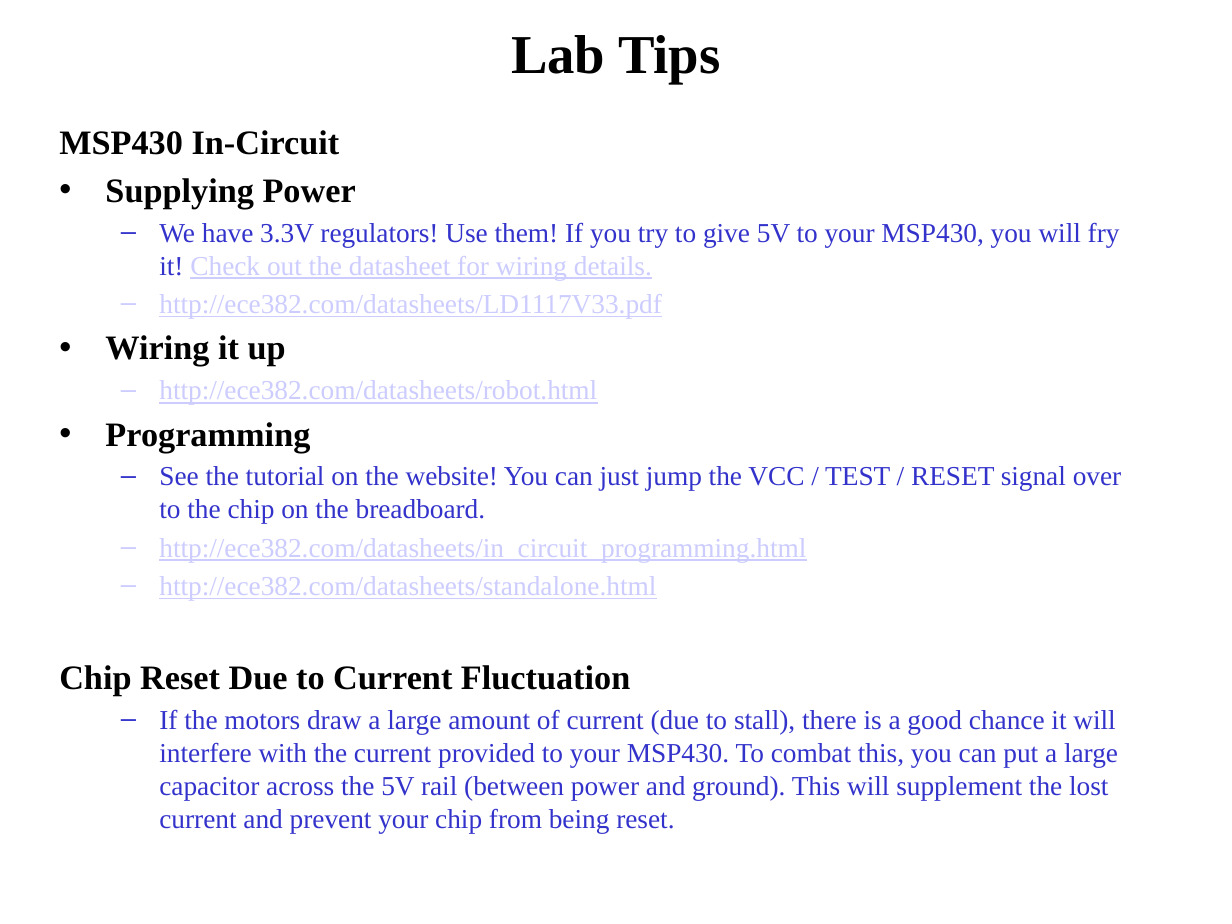
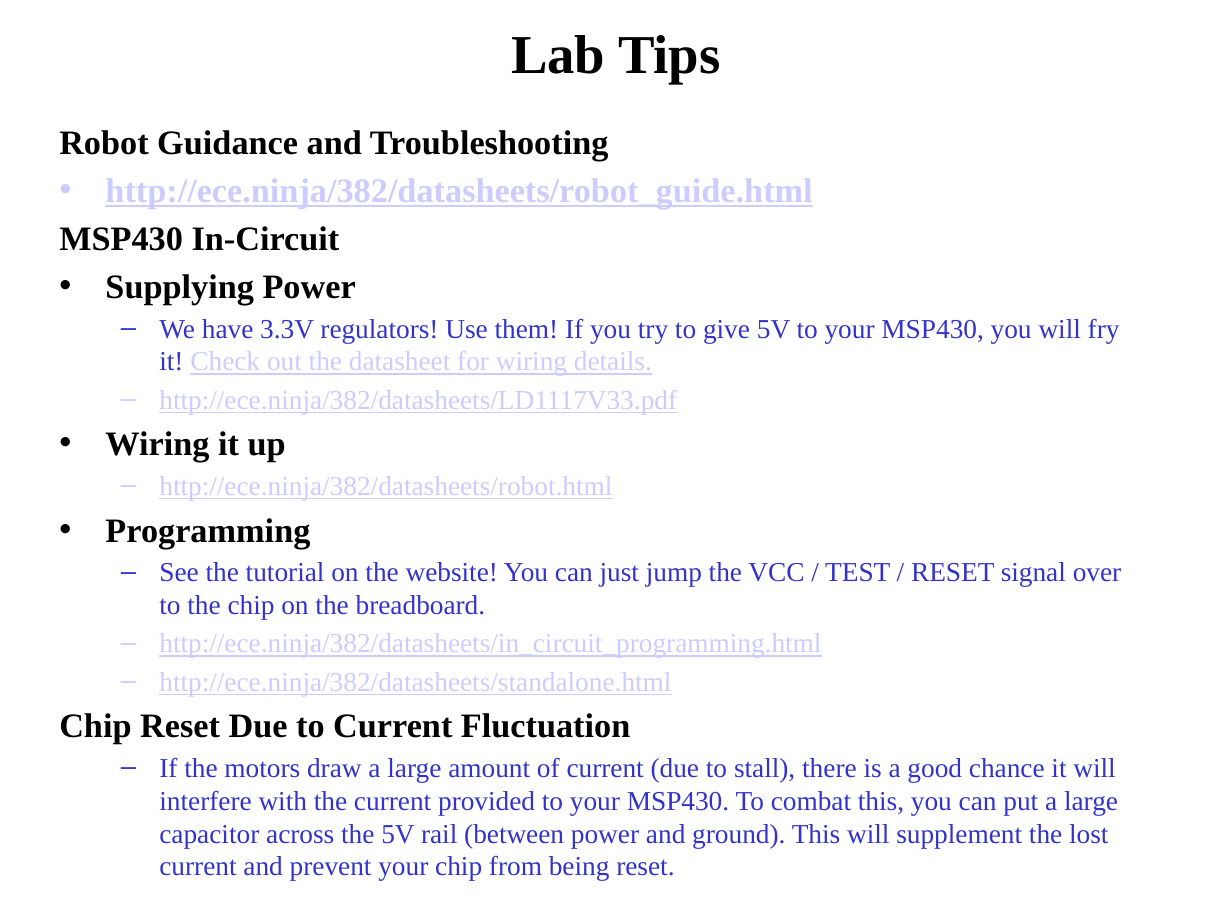
Before and after one commit to pw4rn3r/ECE382, a slide deck: slide 30 of notes/L31/Lsn32.pptx (slide 21 before the commit). Drawn at 1232x924 pixels with LibreOffice and Linux fonts; fonts in the diff are those of the drawing. Boxes give left, top, right and bottom in pixels: in the first picture for what was removed or moved away, otherwise in the second. Text is boxed around its words. In the diff, an @@ line names an element or a change of style, - is before the commit and + after.

```diff
--- a/notes/L31/Lsn32.pptx
+++ b/notes/L31/Lsn32.pptx
@@ text at (59,130,812,209): paragraphs added @@
+Robot Guidance and Troubleshooting
+• http://ece.ninja/382/datasheets/robot_guide.html
@@ text at (159,390,677,414): text changed @@
-  – http://ece382.com/datasheets/LD1117V33.pdf
+  – http://ece.ninja/382/datasheets/LD1117V33.pdf
@@ text at (159,476,612,500): text changed @@
-  – http://ece382.com/datasheets/robot.html
+  – http://ece.ninja/382/datasheets/robot.html
@@ text at (159,633,821,696): text changed @@
-  – http://ece382.com/datasheets/in_circuit_programming.html
-  – http://ece382.com/datasheets/standalone.html
+  – http://ece.ninja/382/datasheets/in_circuit_programming.html
+  – http://ece.ninja/382/datasheets/standalone.html
```
Also in this commit, not shown: 7 other slides changed, 11 slides added, 2 slides removed.
